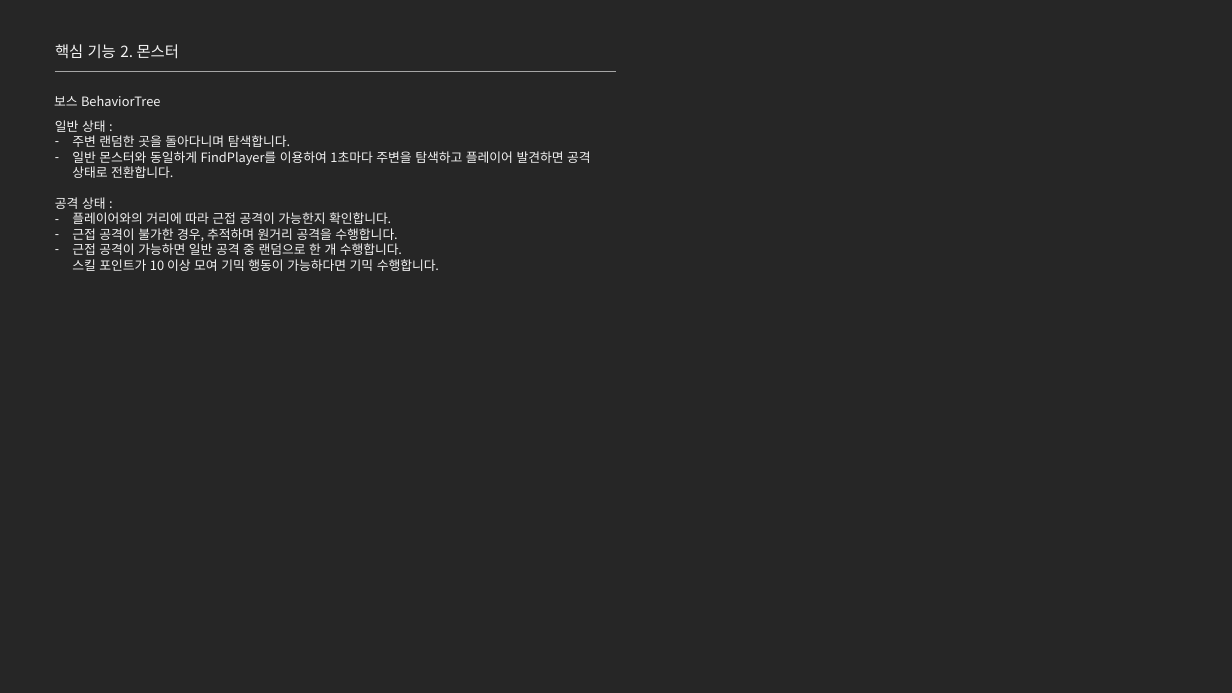
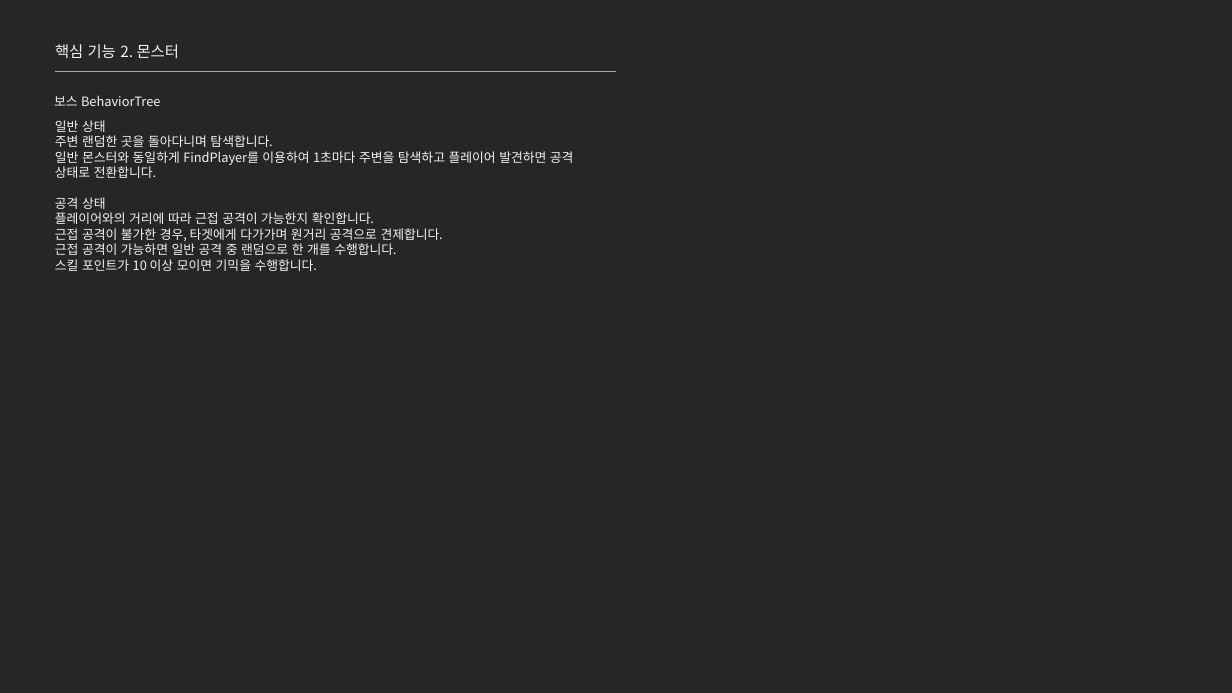
Before and after one commit to jhk0701/project-ARPGHunter, a slide deck: slide 20 of Docs/UnrealEngine_문서_김정환.pptx. Drawn at 1232x693 pixels with LibreOffice and Linux fonts; fonts in the diff are those of the drawing. Boxes give left, top, right and bottom in pixels: in the first picture for what was removed or moved away, otherwise in the second. Text is boxed around its words. In the diff, an @@ line names an element or a change of style, - is before the commit and + after.

```diff
--- a/Docs/UnrealEngine_문서_김정환.pptx
+++ b/Docs/UnrealEngine_문서_김정환.pptx
@@ text at <box>55,135,574,224</box>: bullet - to none @@
@@ text at <box>55,228,443,271</box>: text changed @@
-– 근접 공격이 불가한 경우, 추적하며 원거리 공격을 수행합니다.
-– 근접 공격이 가능하면 일반 공격 중 랜덤으로 한 개 수행합니다.
-  스킬 포인트가 10 이상 모여 기믹 행동이 가능하다면 기믹 수행합니다.
+근접 공격이 불가한 경우, 타겟에게 다가가며 원거리 공격으로 견제합니다.
+근접 공격이 가능하면 일반 공격 중 랜덤으로 한 개를 수행합니다.
+스킬 포인트가 10 이상 모이면 기믹을 수행합니다.
```
Also in this commit, not shown: 5 other slides changed.
